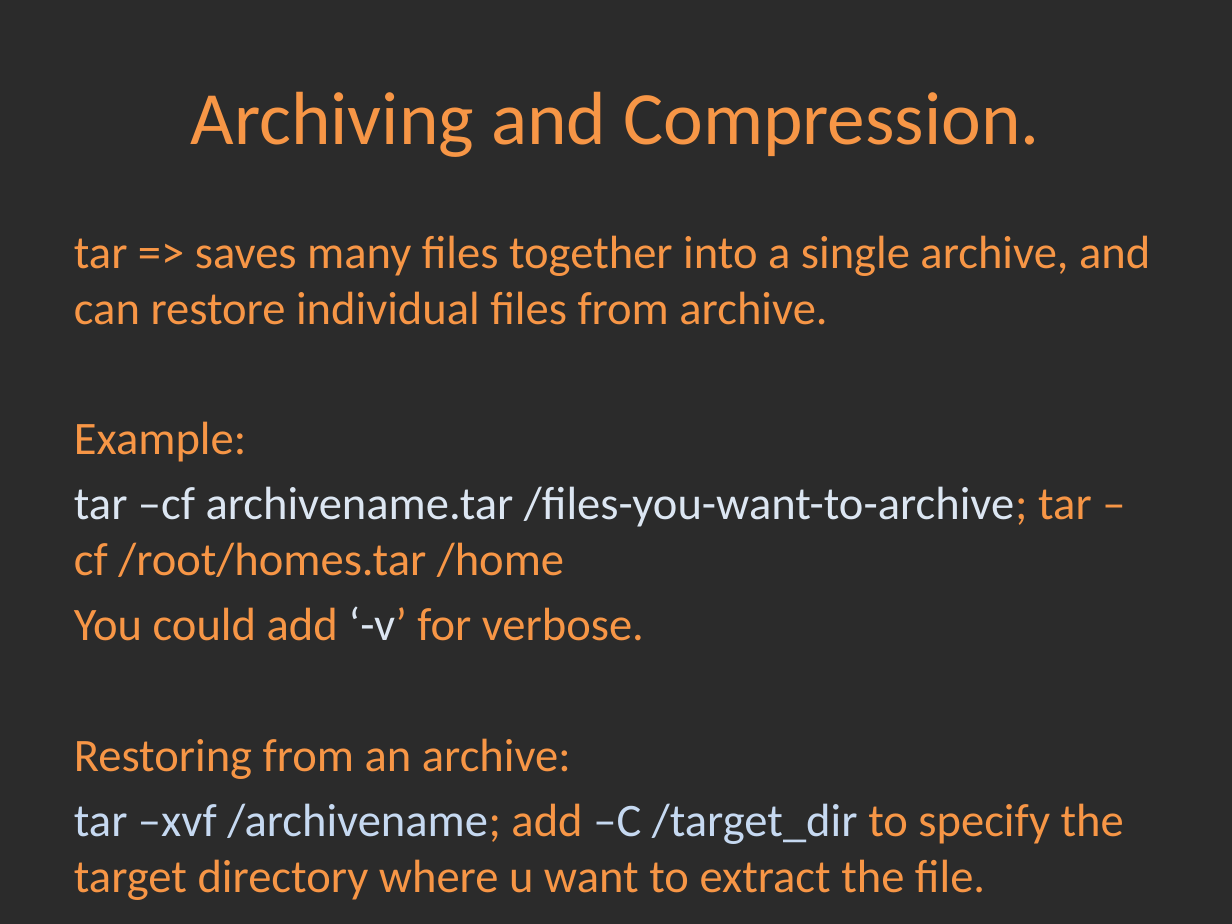
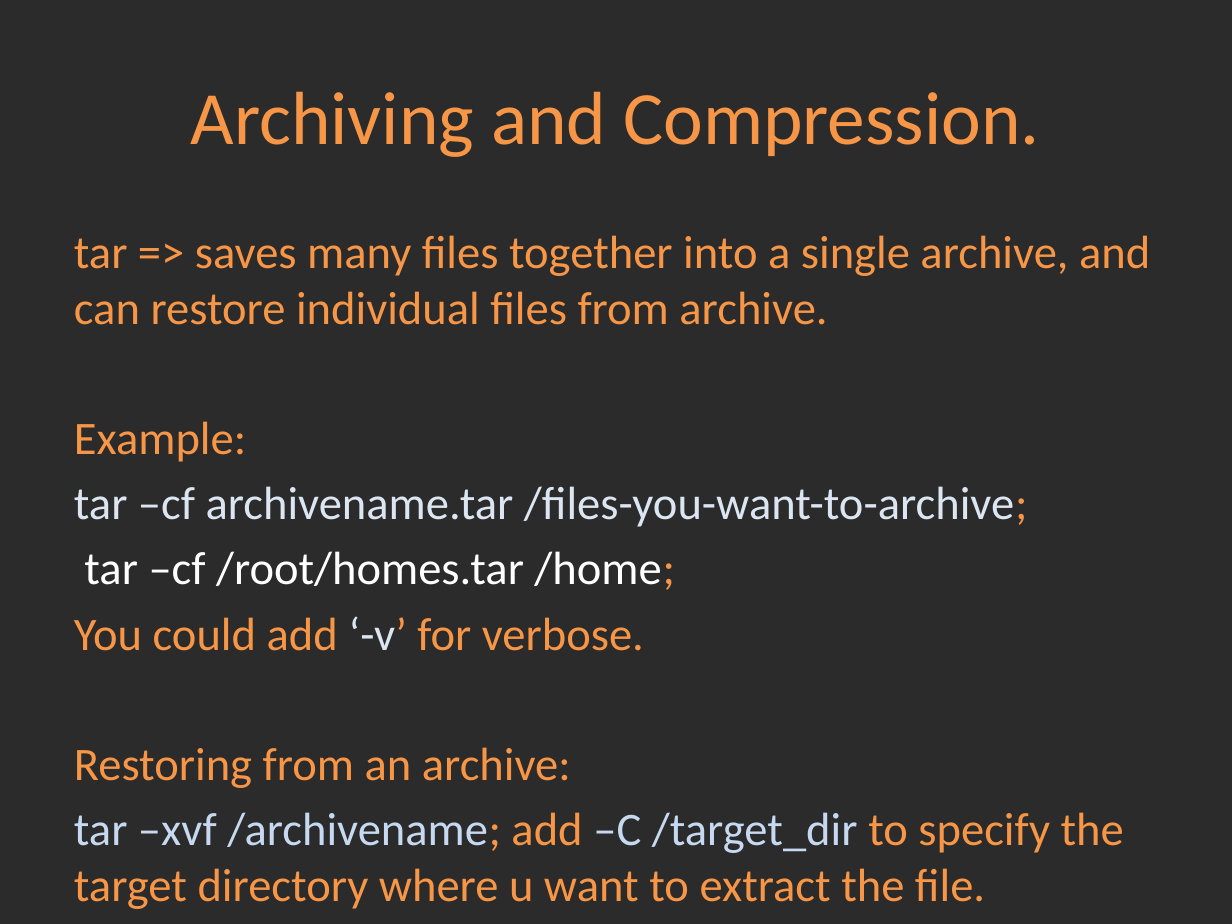
Before and after one commit to Academy-Soft-Intellect/Linux-Course, a slide deck: slide 10 of 3.FileSystem/03-FileSystem.pptx. Drawn at 1232x924 pixels with LibreOffice and Linux fonts; fonts in the diff are those of the drawing; background and template pictures are left out; a plain dark background stands for a picture behind light text. Boxes give left, top, right and bottom in pixels: in the first picture for what was removed or moved away, otherwise in the second. Text is boxed around its words. In the diff, an @@ line names an element or a change of style, - is before the commit and + after.

```diff
--- a/3.FileSystem/03-FileSystem.pptx
+++ b/3.FileSystem/03-FileSystem.pptx
@@ text at (74, 486, 1028, 590): text changed @@
-tar –cf archivename.tar /files-you-want-to-archive; tar –cf /root/homes.tar /home
+tar –cf archivename.tar /files-you-want-to-archive;
+tar –cf /root/homes.tar /home;
```
Also in this commit, not shown: 7 other slides changed, 3 other files.
